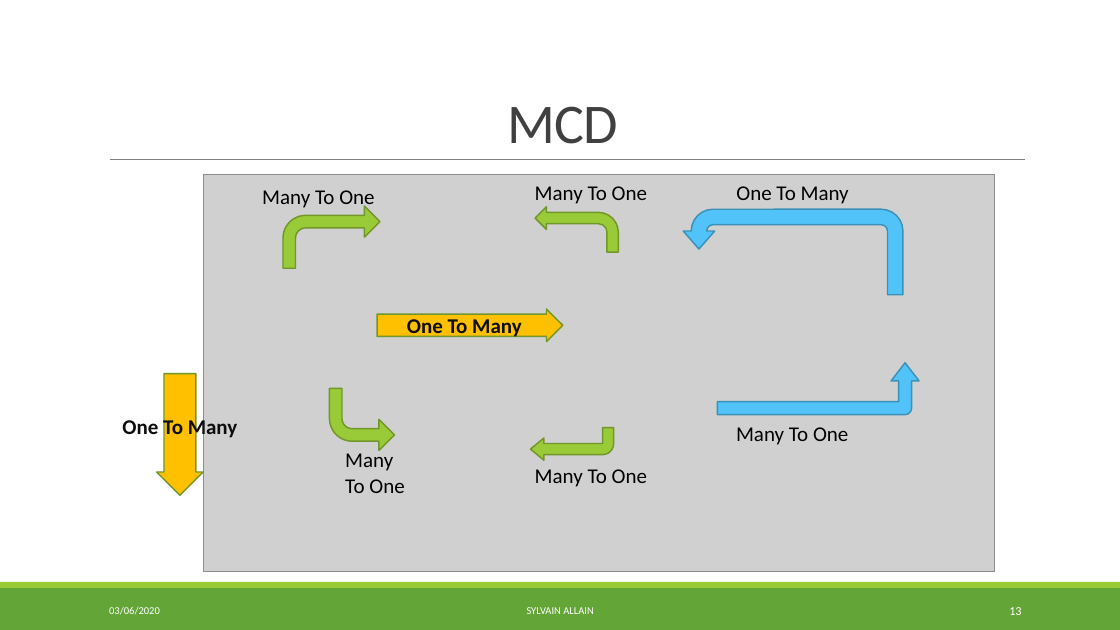
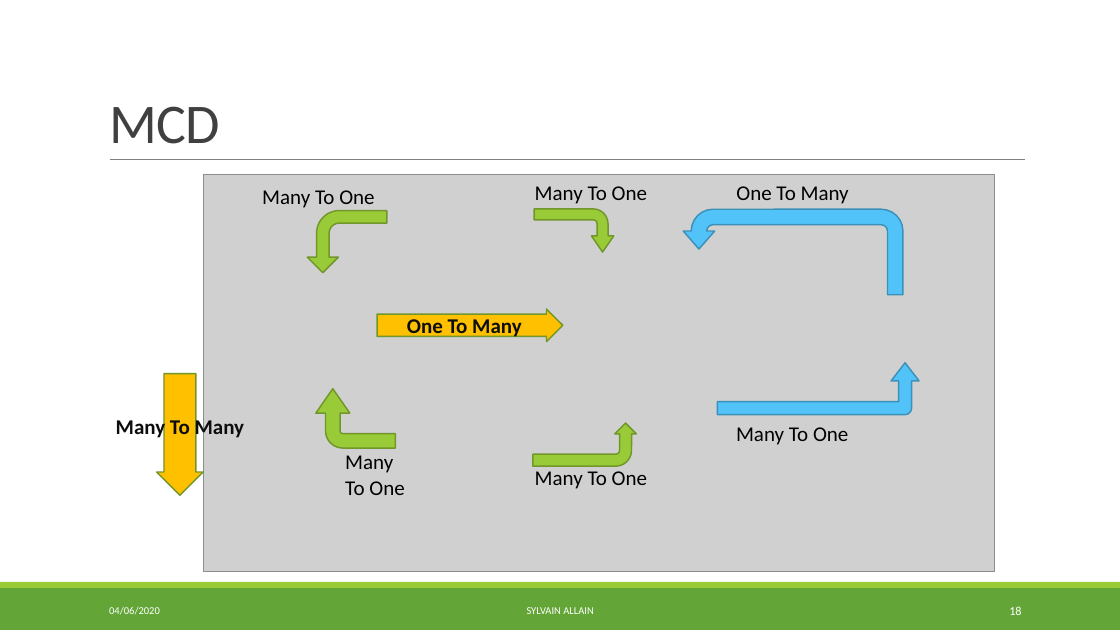
Before and after one commit to S2LF/ProjetPro, a slide deck: slide 18 of ProjetTof’Box.pptx (slide 13 before the commit). Drawn at 1120x630 pixels with LibreOffice and Linux fonts; fonts in the diff are those of the drawing; grey boxes stand for pictures. Boxes give left, top, right and bottom in pixels: in the first picture for what was removed or moved away, otherwise in the second. Text is boxed around its words. In the diff, an @@ line names an element or a change of style, - is before the commit and + after.

```diff
--- a/ProjetTof’Box.pptx
+++ b/ProjetTof’Box.pptx
@@ title "MCD" at bbox=[109, 106, 220, 144]: alignment centre to left @@
@@ bent arrow at bbox=[534, 209, 614, 252]: proportions changed; mirrored; rotation 0 to 270 degrees @@
@@ bent arrow at bbox=[307, 210, 387, 273]: mirrored; rotation 0 to 90 degrees @@
@@ bent arrow at bbox=[316, 389, 396, 449]: proportions changed; rotation 0 to 90 degrees @@
@@ text in right arrow at bbox=[116, 417, 245, 441]: text changed @@
-One To Many
+Many To Many
@@ text "Many To One": place and size @@
-text "Many To One" at bbox=[345, 450, 404, 493]
+text "Many To One" at bbox=[345, 455, 404, 495]
@@ bent arrow at bbox=[533, 423, 636, 466]: proportions changed; rotation 0 to 270 degrees @@
@@ text at bbox=[109, 607, 160, 614]: text changed @@
-03/06/2020
+04/06/2020
@@ page number at bbox=[1009, 606, 1021, 615]: text changed @@
-13
+18
```
Also in this commit, not shown: 28 other slides changed, 1 slide removed, 3 other files.
